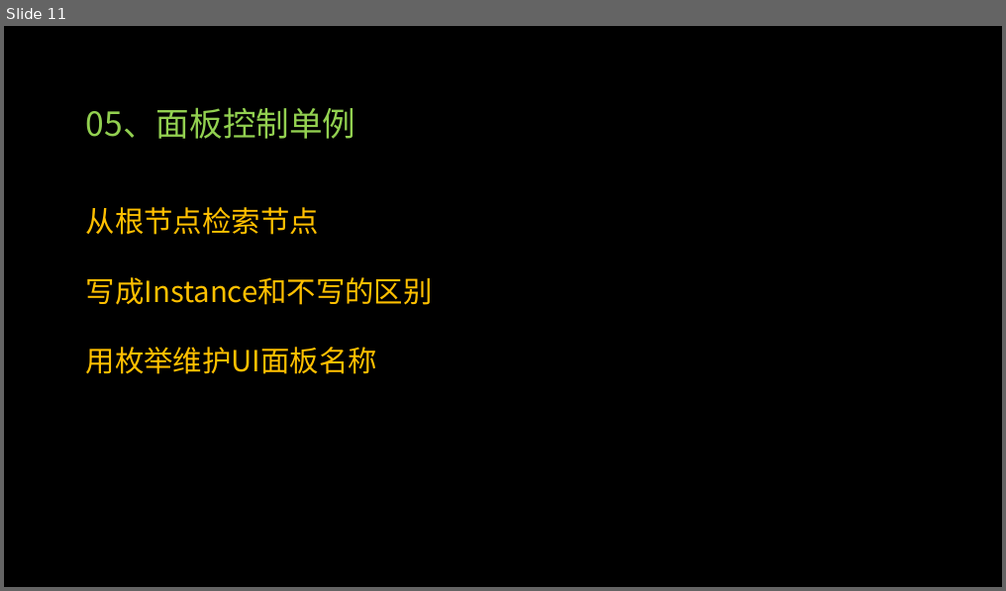
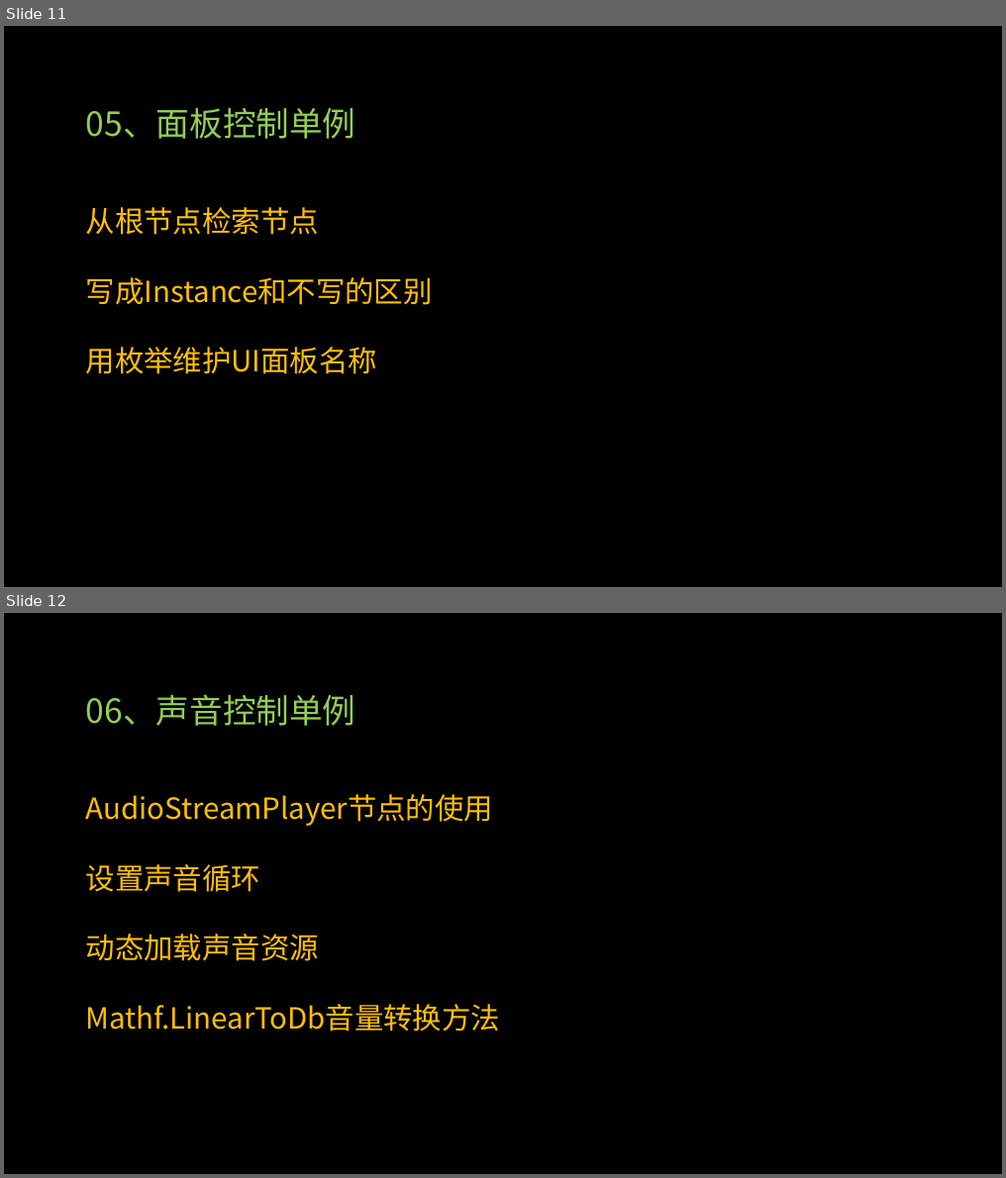
Before and after one commit to PGYangel/GodotStudy, a slide deck: Lesson1/Godot入门实践蛙里奥教程内容.pptx. Shown one above the other, each under a label of ours: slide 11 before the commit, slides 11 and 12 after it. The pictures are 1006x591 and 1006x1178 pixels, drawn with LibreOffice and Linux fonts; fonts in the diff are those of the drawing; background and template pictures are left out. Boxes give left, top, right and bottom in pixels: in the first picture for what was removed or moved away, otherwise in the second. Text is boxed around its words. In the diff, an @@ line names an element or a change of style, - is before the commit and + after.

Commit message:
06：声音控制单例

```diff
--- a/Lesson1/Godot入门实践蛙里奥教程内容.pptx
+++ b/Lesson1/Godot入门实践蛙里奥教程内容.pptx
@@ slide 12 added at [4,613,1002,1174], background picture (left out) @@
@@ text added at [86,694,356,726], 32 pt, text #92D050 @@
+06、声音控制单例
@@ text added at [86,794,500,1032], 28 pt, text #FFC000 @@
+AudioStreamPlayer节点的使用
+设置声音循环
+动态加载声音资源
+Mathf.LinearToDb音量转换方法
```
Also in this commit, not shown: 9 other files.
